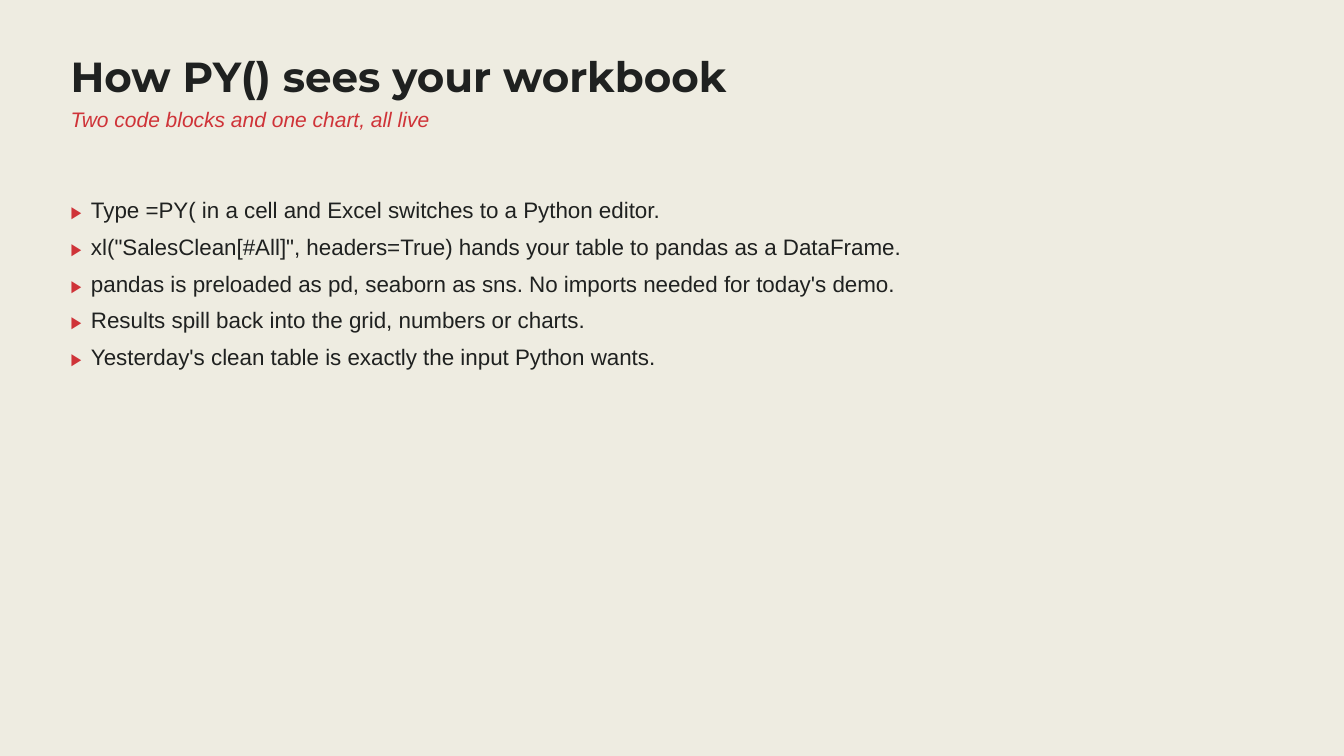
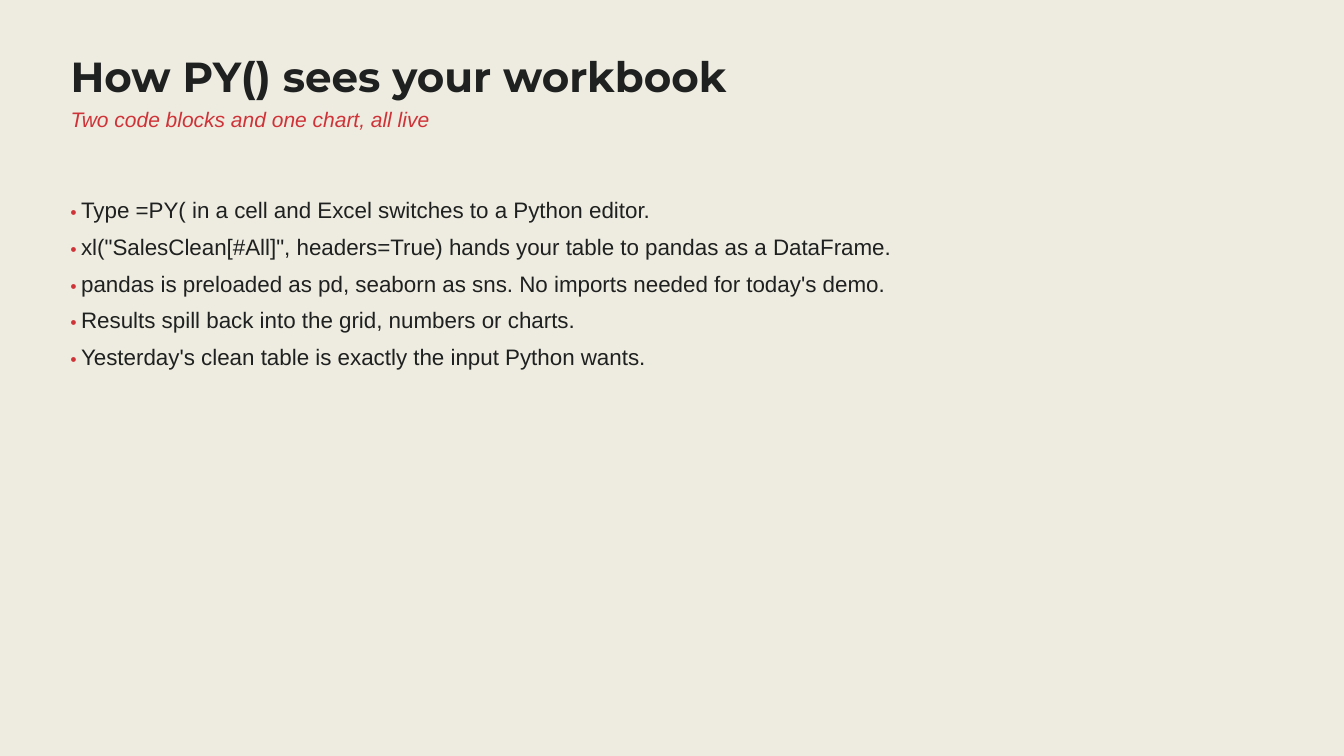
Before and after one commit to stringfestdata/guerilla-ai-for-excel, a slide deck: slide 4 of Day 4/Guerrilla AI - Day 4 - Slides.pptx. Drawn at 1344x756 pixels with LibreOffice and Linux fonts; fonts in the diff are those of the drawing. Boxes give left, top, right and bottom in pixels: in the first picture for what was removed or moved away, otherwise in the second. Text is boxed around its words. In the diff, an @@ line names an element or a change of style, - is before the commit and + after.

```diff
--- a/Day 4/Guerrilla AI - Day 4 - Slides.pptx
+++ b/Day 4/Guerrilla AI - Day 4 - Slides.pptx
@@ text at [81, 201, 891, 370]: text changed @@
-▶ Type =PY( in a cell and Excel switches to a Python editor.
-▶ xl("SalesClean[#All]", headers=True) hands your table to pandas as a DataFrame.
-▶ pandas is preloaded as pd, seaborn as sns. No imports needed for today's demo.
-▶ Results spill back into the grid, numbers or charts.
-▶ Yesterday's clean table is exactly the input Python wants.
+• Type =PY( in a cell and Excel switches to a Python editor.
+• xl("SalesClean[#All]", headers=True) hands your table to pandas as a DataFrame.
+• pandas is preloaded as pd, seaborn as sns. No imports needed for today's demo.
+• Results spill back into the grid, numbers or charts.
+• Yesterday's clean table is exactly the input Python wants.
```
Also in this commit, not shown: 6 other slides changed, 1 slide added, 1 slide removed, 11 other files.
